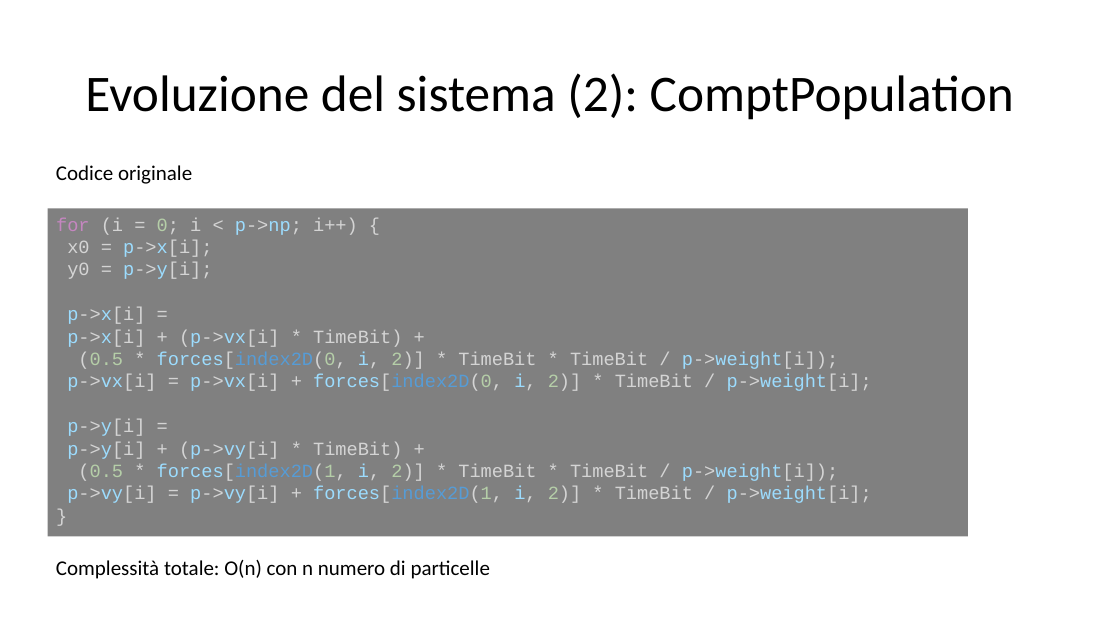
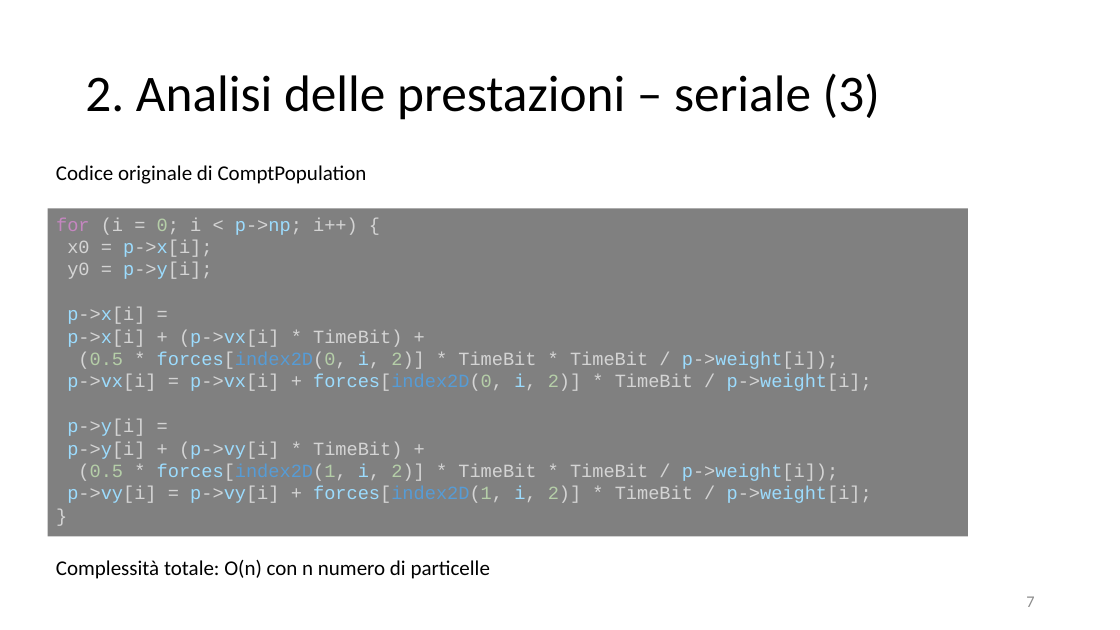
Before and after one commit to piepor/particles-simulation-parallel, a slide deck: slide 7 of presentazione/presentazione.pptx. Drawn at 1120x630 pixels with LibreOffice and Linux fonts; fonts in the diff are those of the drawing. Boxes give left, top, right and bottom in pixels: in the first picture for what was removed or moved away, otherwise in the second. Text is boxed around its words. In the diff, an @@ line names an element or a change of style, - is before the commit and + after.

```diff
--- a/presentazione/presentazione.pptx
+++ b/presentazione/presentazione.pptx
@@ title at bbox=[85, 73, 880, 120]: text changed @@
-Evoluzione del sistema (2): ComptPopulation
+2. Analisi delle prestazioni – seriale (3)
@@ text at bbox=[56, 165, 367, 184]: text changed @@
-Codice originale
+Codice originale di ComptPopulation
@@ page number added at bbox=[1026, 596, 1034, 607], 14 pt, text #8C8C8C @@
+7
```
Also in this commit, not shown: 16 other slides changed, 3 slides added, 4 other files.
